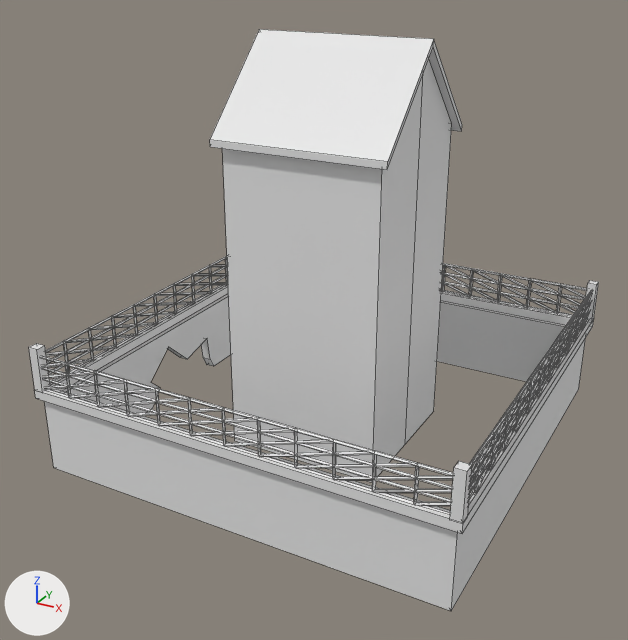
One commit to the Blender file Art/jail.blend: the scene before it, then after it.
The view is the same before and after, from a 50 mm camera at (4.67, -9.15, 6.06) aimed at (-0.1, -0.47, 1.72). Arrows for +X, +Y and +Z are at lower left; the lights stay in place. Mesh edges are drawn as thin lines.
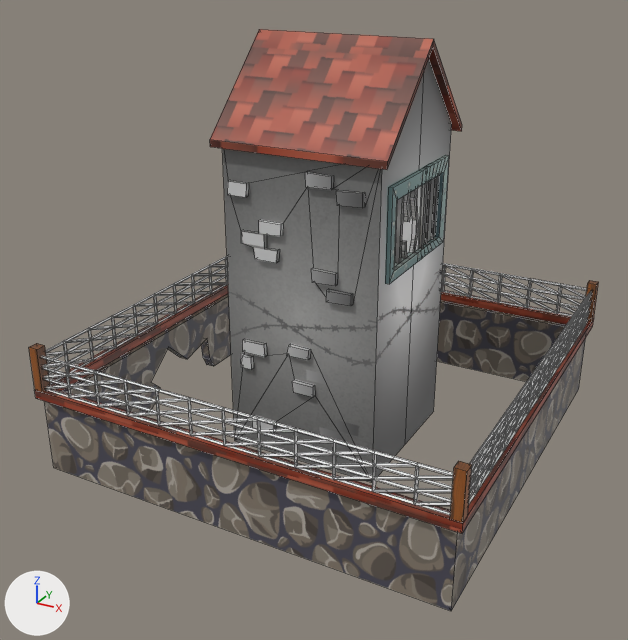
The edits, one by one:
Picture 'pilar.png' (img_pilar_png) is new.
Picture 'Recurso 11.png' (img_recurso_11_png) is new.
Picture 'Recurso 10.png' (img_recurso_10_png) is new.
Material 'pilar' (mat_pilar) is new.
Its texture is img_pilar_png.
Material 'jail' (mat_jail) is new.
Its texture is img_recurso_11_png.
Material 'wall' (mat_wall) is new.
Its texture is img_recurso_10_png.
me_cube is used by ob_cube; location (0.0, 0.0, 0.0).
me_cube had 24 vertices, 16 faces and spanned x -1.1..1.1, y -1.1..1.1, z 0.0..5.08.
me_cube now has 403 vertices, 284 faces and spans x -1.1..1.1, y -1.1..1.1, z 0.0..5.08.
me_cube part 1: 379 vertices added at x -1.06..1.05, y -1.06..1.06, z 0.0..3.74.
me_cube part 2: 11 faces spanning x -1.1..1.1, y -1.1..1.1, z 0.0..5.08 switch from no material to mat_jail (picture img_recurso_11_png).
me_cube_001 has 8 vertices, 4 faces and spans x -2.62..2.62, y -2.62..2.62, z 0.0..1.0.
me_cube_001 now uses material mat_wall (picture img_recurso_10_png).
me_cube_002 has 8 vertices, 4 faces and spans x -2.62..2.62, y -2.62..2.62, z 1.0..1.12.
me_cube_002 is used by ob_cube_002; location (0.0, 0.0, 0.0).
me_cube_002 part 3: texture (UV) coordinates of 4 of 4 faces, centred in x -2.62..2.62, y -2.62..2.62, z 1.06, changed; they spanned u -11.5..11.51, v 0.43..0.57 and now span u 0.65..0.92, v 0.01..0.27.
me_cube_002 now uses material mat_jail (picture img_recurso_11_png).
me_cube_003 has 32 vertices, 24 faces and spans x -2.69..2.69, y -2.69..2.69, z 1.1..1.68.
me_cube_003 now uses material mat_pilar (picture img_pilar_png).

Pixel boxes (x1, y1, x2, y2) of what changed, in the pictures (628 x 640 px):
'Cube.001', recoloured: (45, 293, 586, 611) in both
'Cube.002', recoloured, surface changed (grey to brown): (34, 282, 594, 533) in both
'Cube.003', recoloured (grey to brown): (29, 280, 599, 522) in both
part 1 of me_cube, added: after (222, 59, 452, 482)
part 2 of me_cube, recoloured (white to brown): (210, 29, 462, 170) in both
